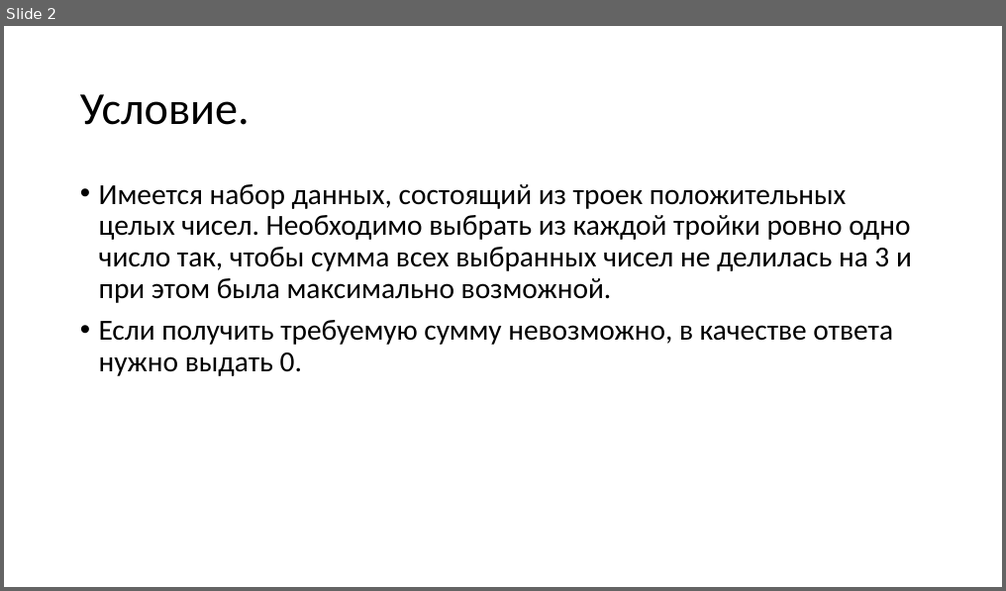
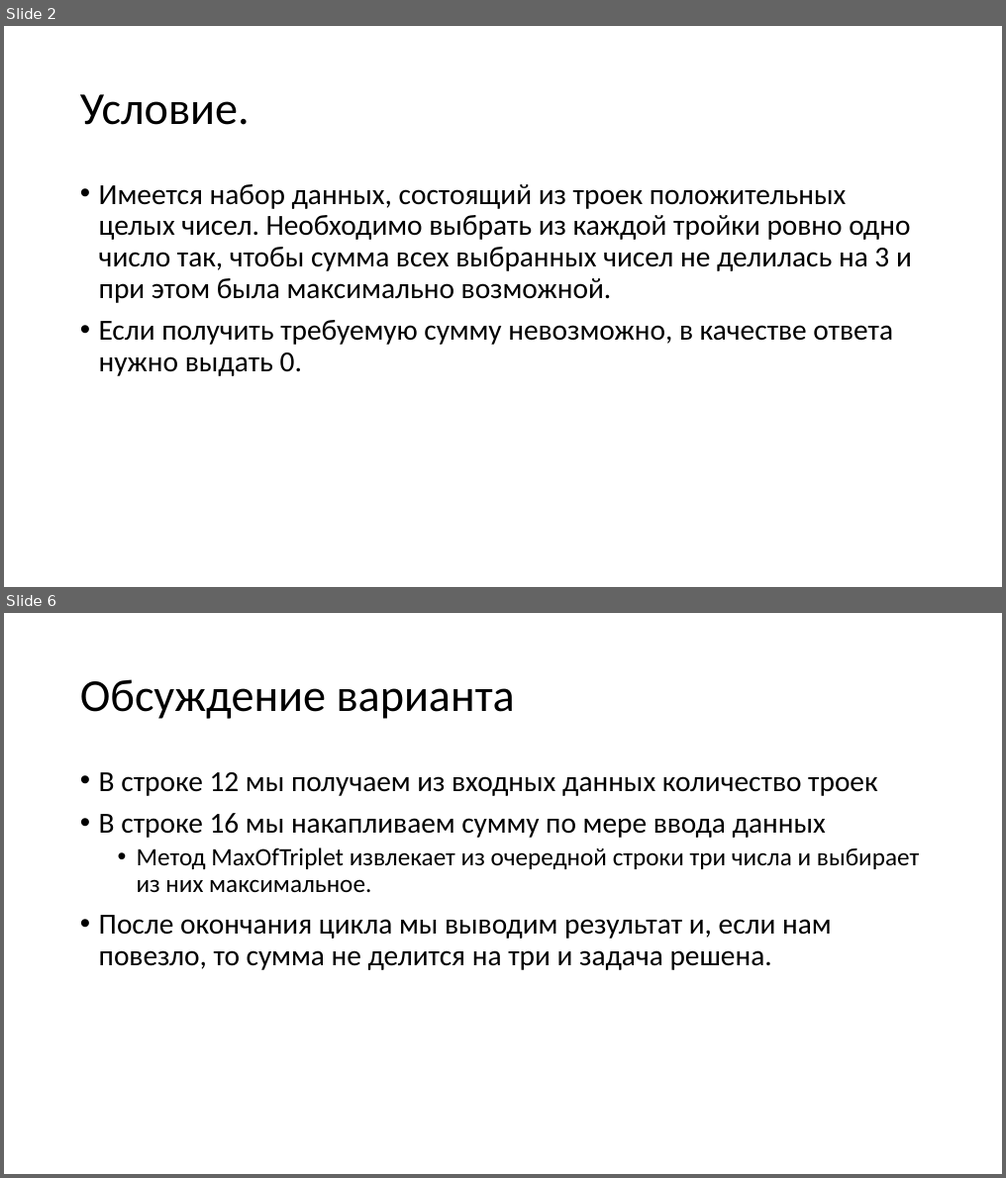
Before and after one commit to Mx-Wolf/usecs, a slide deck: pp/2018-10-01-27-b.pptx. Shown one above the other, each under a label of ours: slide 2 before the commit, slides 2 and 6 after it; the slides between them are not shown. The pictures are 1006x591 and 1006x1178 pixels, drawn with LibreOffice and Linux fonts; fonts in the diff are those of the drawing. Boxes give left, top, right and bottom in pixels: in the first picture for what was removed or moved away, otherwise in the second. Text is boxed around its words. In the diff, an @@ line names an element or a change of style, - is before the commit and + after.

```diff
--- a/pp/2018-10-01-27-b.pptx
+++ b/pp/2018-10-01-27-b.pptx
@@ slide 6 added at <box>4,613,1002,1174</box>, background #FFFFFF @@
@@ title added at <box>80,679,515,719</box>, 44 pt, text #000000 @@
+Обсуждение варианта
@@ text added at <box>99,772,919,970</box>, 28 pt, text #000000 @@
+• В строке 12 мы получаем из входных данных количество троек
+• В строке 16 мы накапливаем сумму по мере ввода данных
+  • Метод MaxOfTriplet извлекает из очередной строки три числа и выбирает из них максимальное.
+• После окончания цикла мы выводим результат и, если нам повезло, то сумма не делится на три и задача решена.
```
Also in this commit, not shown: 1 slide changed, 6 other slides added.
